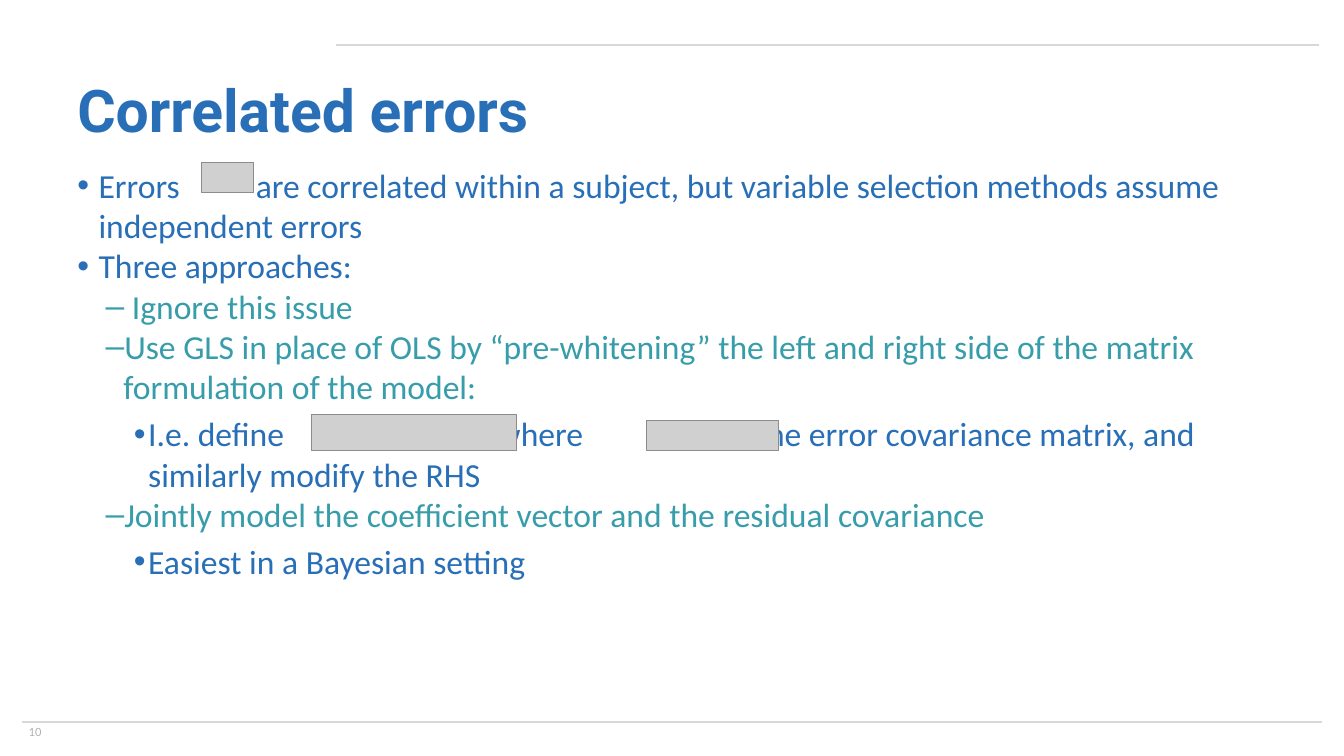
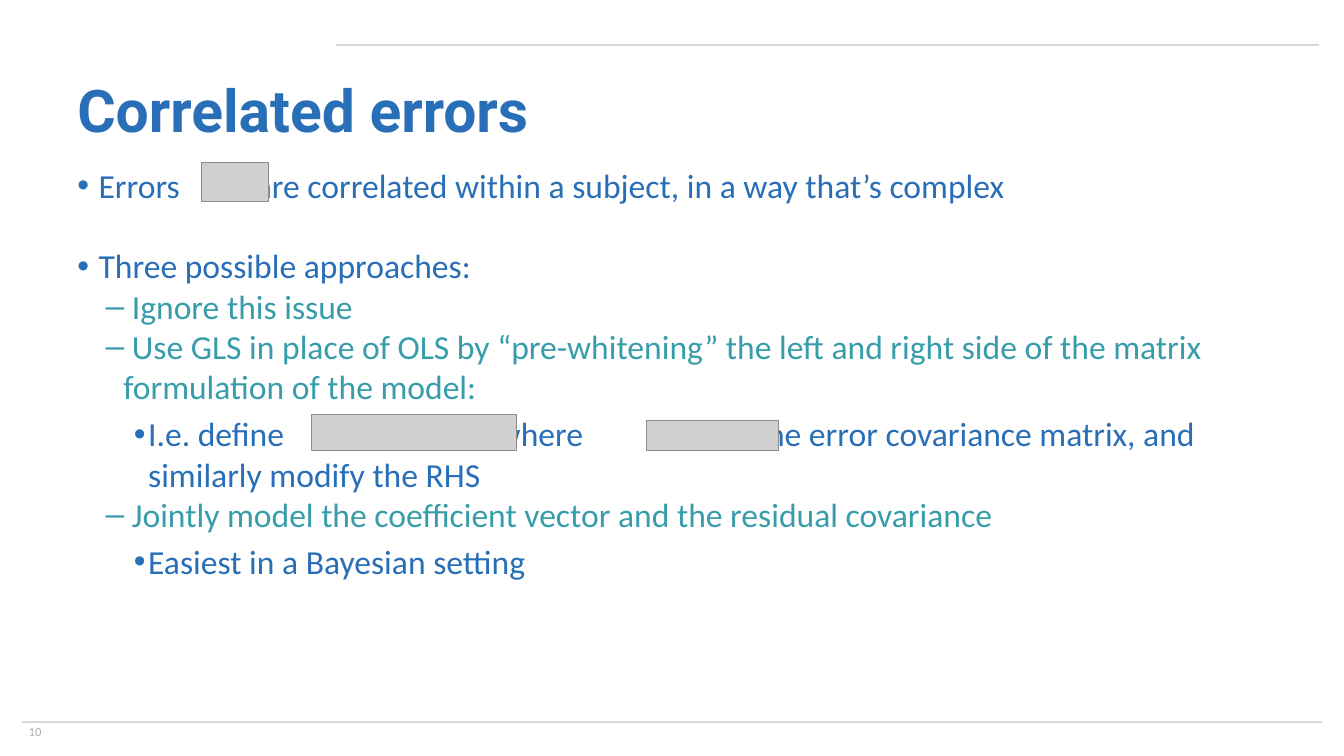
Before and after one commit to jeff-goldsmith/ENAR2021, a slide deck: slide 10 of SlidesPPT/ShortCourse_FoSR.pptx. Drawn at 1344x756 pixels with LibreOffice and Linux fonts; fonts in the diff are those of the drawing; grey boxes stand for pictures; background and template pictures are left out. Boxes give left, top, right and bottom in pixels: in the first picture for what was removed or moved away, otherwise in the second. Text is boxed around its words. In the diff, an @@ line names an element or a change of style, - is before the commit and + after.

Commit message:
more slide updates ...

```diff
--- a/SlidesPPT/ShortCourse_FoSR.pptx
+++ b/SlidesPPT/ShortCourse_FoSR.pptx
@@ text at bbox=[99, 170, 1005, 284]: text changed @@
-• Errors are correlated within a subject, but variable selection methods assume independent errors
-• Three approaches:
+• Errors are correlated within a subject, in a way that’s complex
+• Three possible approaches:
@@ picture: place and size @@
-picture at bbox=[202, 162, 253, 193]
+picture at bbox=[202, 162, 268, 202]
```
Also in this commit, not shown: 1 other slide changed, 1 other file.
